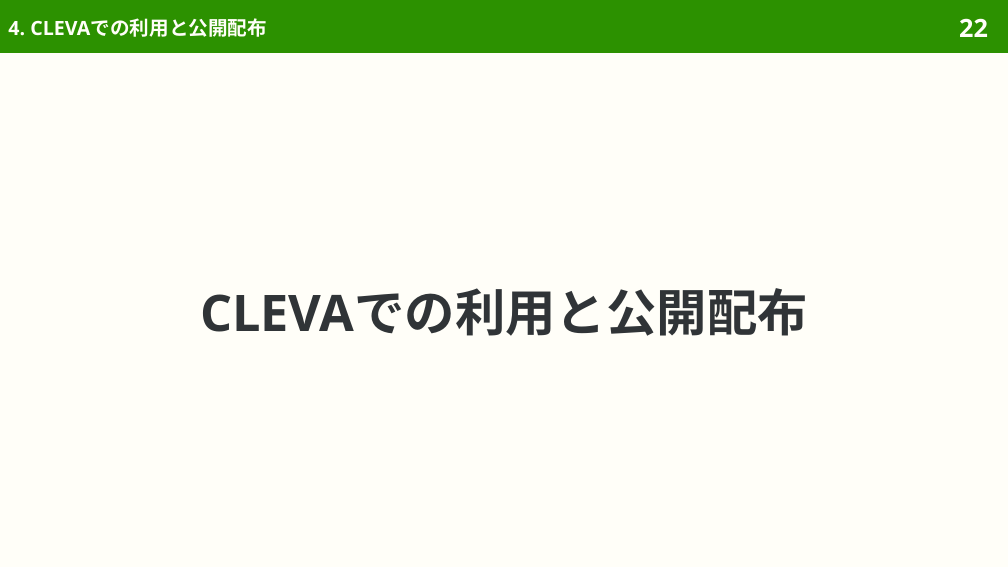
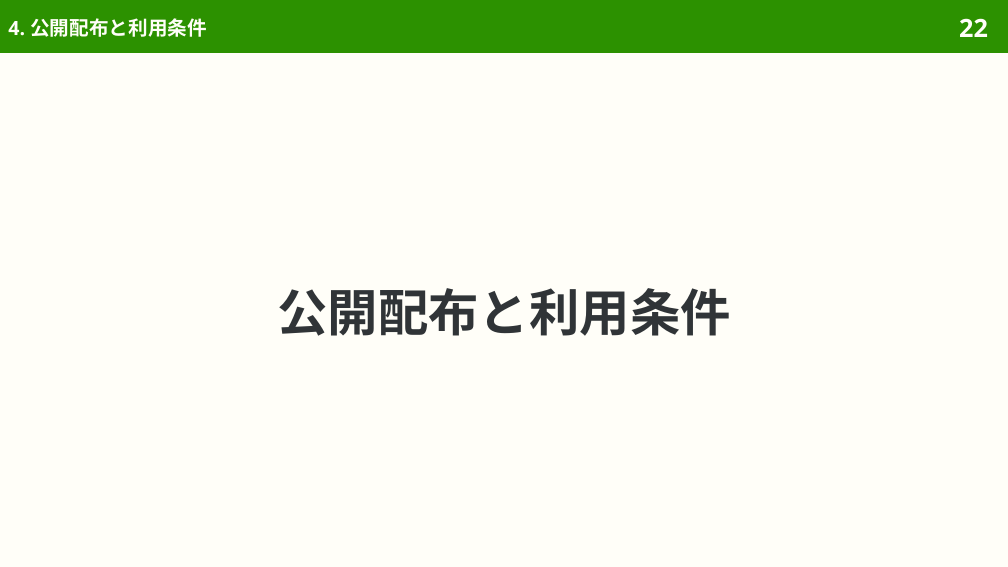
Before and after one commit to sasakiy84/datasets-in-10-minutes, a slide deck: slide 22 of slides/datasets-in-10-minutes-ccpm.pptx. Drawn at 1008x567 pixels with LibreOffice and Linux fonts; fonts in the diff are those of the drawing. Boxes give left, top, right and bottom in pixels: in the first picture for what was removed or moved away, otherwise in the second. Text is boxed around its words. In the diff, an @@ line names an element or a change of style, - is before the commit and + after.

```diff
--- a/slides/datasets-in-10-minutes-ccpm.pptx
+++ b/slides/datasets-in-10-minutes-ccpm.pptx
@@ title at (x1=8, y1=18, x2=207, y2=37): text changed @@
-4. CLEVAでの利用と公開配布
+4. 公開配布と利用条件
@@ title at (x1=277, y1=288, x2=731, y2=336): text changed @@
-CLEVAでの利用と公開配布
+公開配布と利用条件
```
Also in this commit, not shown: 5 other slides changed, 2 slides removed, 46 other files.
